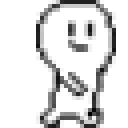
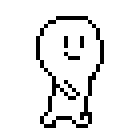
Layer changes from the first 128 x 128 image to the second:
painted on "レイヤー 2" over [left=36, top=0, right=116, bottom=128]
